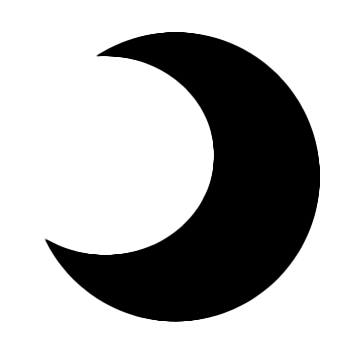
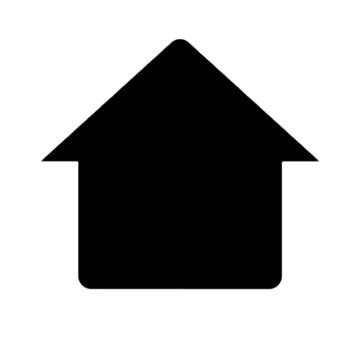
Before/after of a 360px x 360px layered artwork. What changed in the layer stack:
added layer "Layer 2 copy" above "Layer 1" over (x1=40, y1=38, x2=320, y2=292)
hid "Layer 1" over (x1=43, y1=32, x2=320, y2=322)
